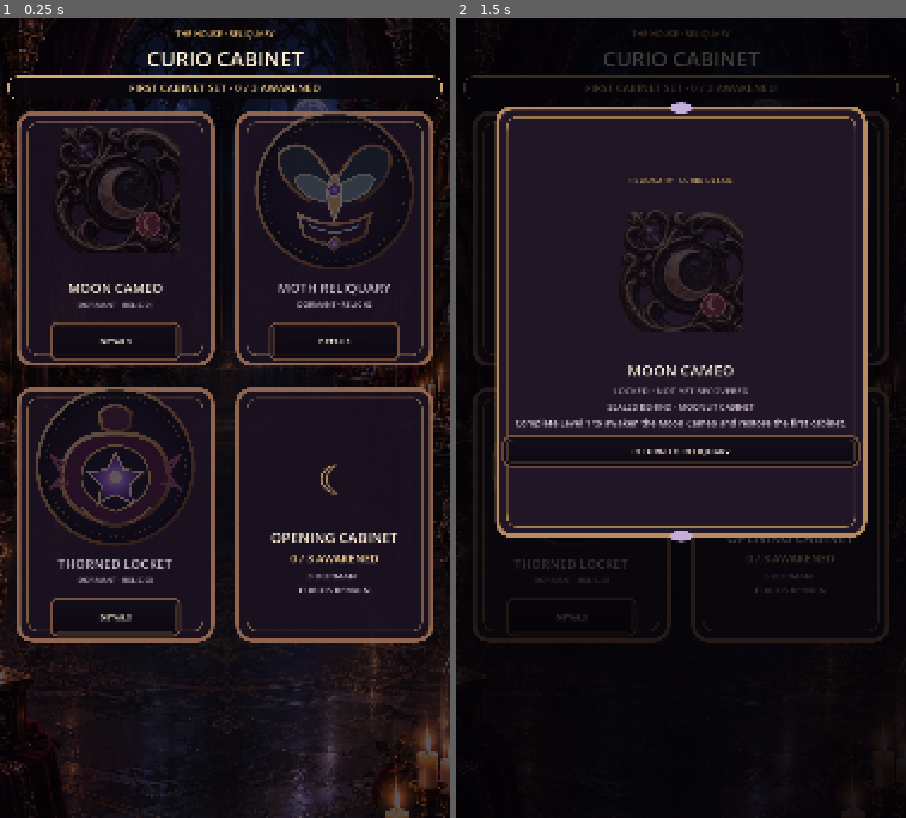
Above: before the commit, frames 1-2 (left to right).
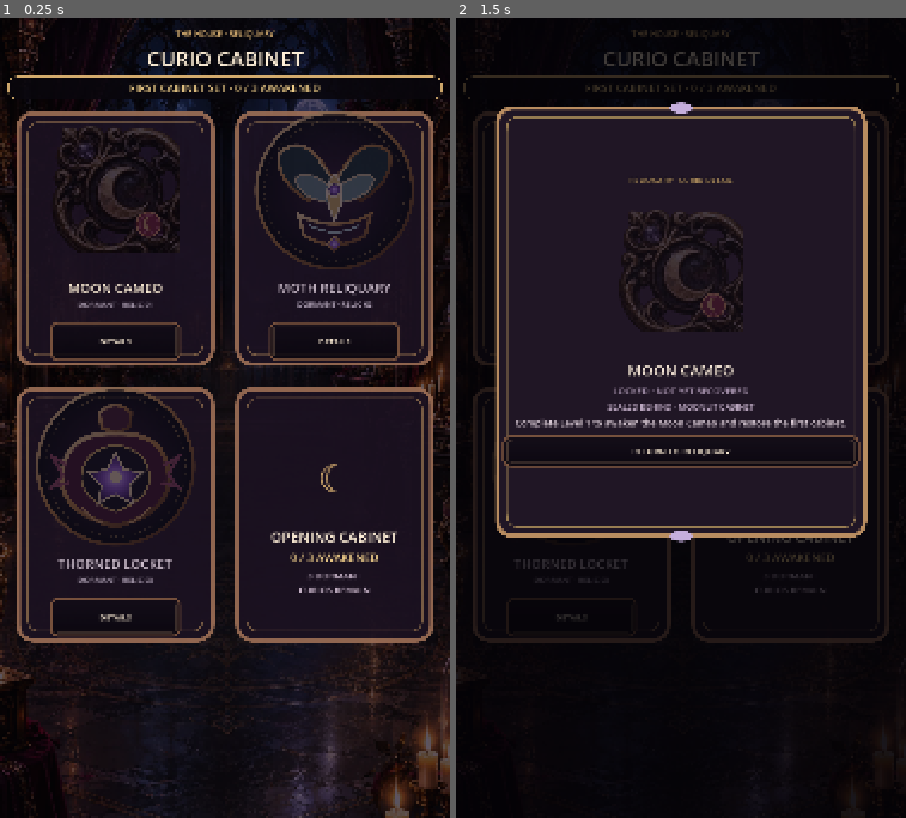
Above: after the commit, the same moments.

Repository: Jay-prodesign/akilta-match3
Game: Godot game, scene res://src/ui/collection/curio_collection.tscn
Two runs of this game, one before a commit and one after it. Both use one fixed random seed, a clock stepped at 60 frames per second and the inputs below. This scene is started directly instead of the project's main scene.
Inputs:
- Up to frame 1 (0.25 s): no input
- Up to frame 2 (1.5 s): click "DETAILS" at 0.5 s; click "DETAILS" at 1.25 s

The runs differ from the first frame. In frame 1, 0.3% of the frame differs, in the area x 60-89%, y 55-69%; in frame 2, less than 0.1%.

Commit message:
Lock readable two-line Reliquary set-summary typography

Diff:
--- a/src/ui/collection/curio_collection.tscn
+++ b/src/ui/collection/curio_collection.tscn
@@ -462,11 +462,13 @@
 horizontal_alignment = 1
 
 [node name="Copy" type="Label" parent="Layout/Cards/SetSummary/Content"]
-layout_mode = 2
-theme_override_colors/font_color = Color(0.82, 0.76, 0.84, 1)
+custom_minimum_size = Vector2(0, 70)
+layout_mode = 2
+theme_override_colors/font_color = Color(0.88, 0.80, 0.88, 1)
 theme_override_font_sizes/font_size = 22
-text = "3 CURIOS STILL DORMANT"
-horizontal_alignment = 1
+text = "3 DORMANT\nCURIOS REMAIN"
+horizontal_alignment = 1
+vertical_alignment = 1
 autowrap_mode = 2
 
 [node name="CabinetFooter" type="Label" parent="Layout"]
